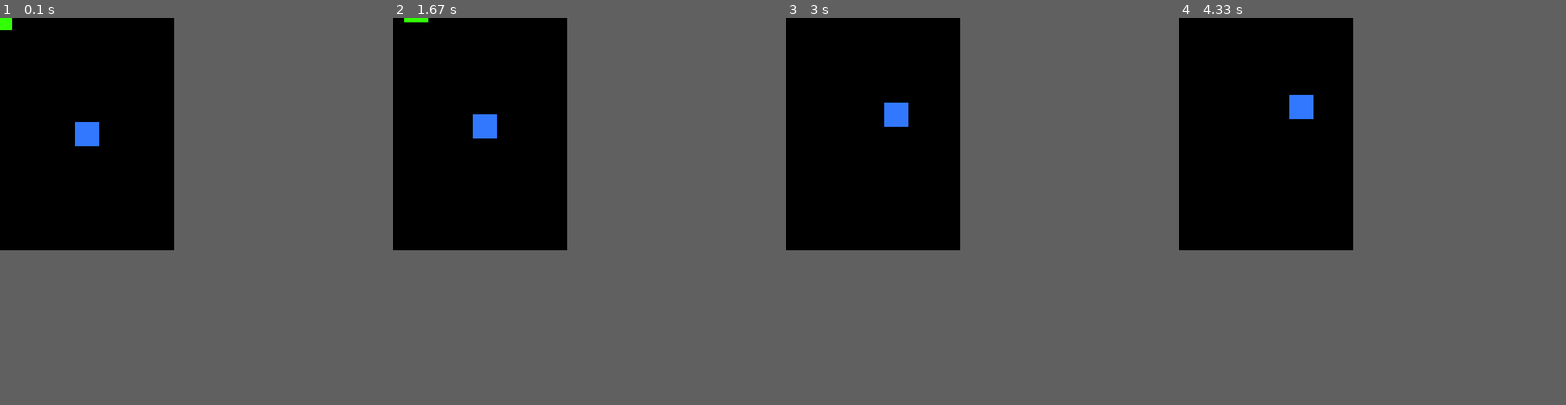
Above: before the commit, frames 1-4 (left to right).
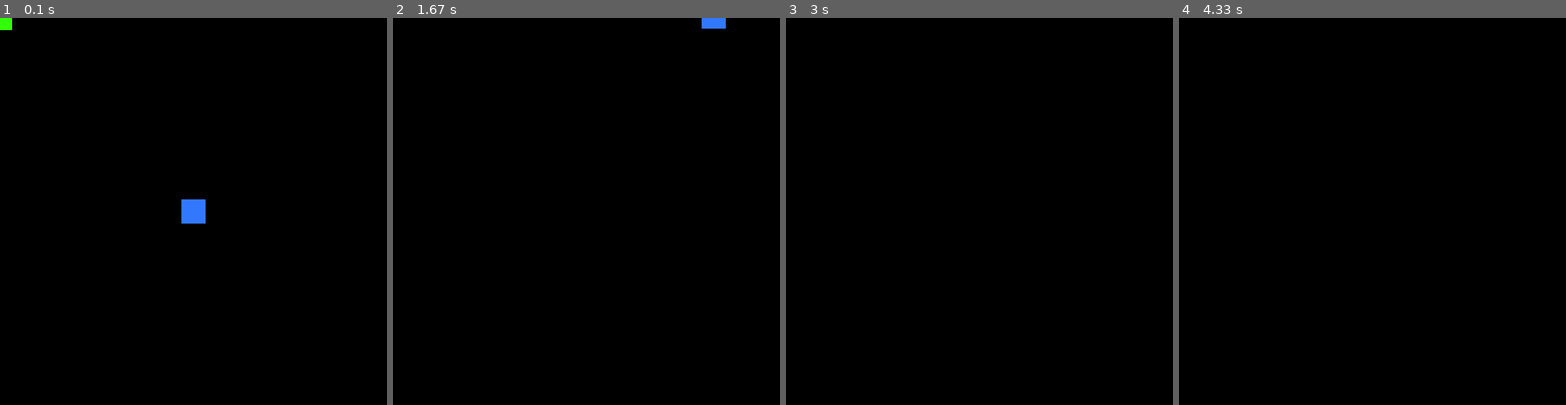
Above: after the commit, the same moments.

Repository: cuppajoeman/tool-box
Game: pygame game, started from interactive/physics/top_down/game.py
The game is run twice, just before and just after one commit, with the same random seed, the same clock (stepped at 60 frames per second) and the same inputs.
Inputs:
- Up to frame 1 (0.1 s): no input
- Up to frame 2 (1.67 s): hold Right 0.33-0.8 s; hold Up 0.83-1.13 s; hold W 0.83-1.13 s; hold Right 1.17-1.63 s; hold D 1.17-1.63 s
- Up to frame 3 (3 s): no input
- Up to frame 4 (4.33 s): no input
In our replay, the window is 360x480 before the commit and 800x800 after it. These sizes can differ from the game's own. Grey fills any space a smaller window leaves; there, only what the larger window draws over its background counts as a difference.

The runs differ from the first frame. In frame 1, 0.8% of the frame differs, in the area x 19-54%, y 26-54%; in frame 2, 0.6%; in frame 3, 0.4%; in frame 4, 0.4%.

Commit message:
fix speed

Diff:
--- a/interactive/physics/top_down/game.py
+++ b/interactive/physics/top_down/game.py
@@ -4,8 +4,8 @@
 from player import *
 
 
-WIDTH = 360
-HEIGHT = 480
+WIDTH = 800
+HEIGHT = 800
 FPS = 30
 
 # Define Colors
@@ -17,7 +17,7 @@
 
 ## initialize pygame and create window
 pygame.init()
-pygame.mixer.init()  ## For sound
+#pygame.mixer.init()  ## For sound
 screen = pygame.display.set_mode((WIDTH, HEIGHT))
 pygame.display.set_caption("Atac")
 clock = pygame.time.Clock()     ## For syncing the FPS
--- a/interactive/physics/top_down/player.py
+++ b/interactive/physics/top_down/player.py
@@ -26,9 +26,9 @@
 
         self.velocity = pygame.Vector2(0,0)
 
-        self.max_speed = 100
-        self.acceleration = 75
-        self.friction = 0.01
+        self.max_speed = 4000
+        self.acceleration = 2000
+        self.friction = 0.05
 
 
     def update(self, events, delta_time):
@@ -60,7 +60,7 @@
         if self.velocity.magnitude() - self.friction > 0:
             self.velocity -= self.velocity * self.friction
         else:
-            # If we can't subtract any more
+            # If we can't subtract any more, just set it to zero
             self.velocity.x = 0
             self.velocity.y = 0
 
